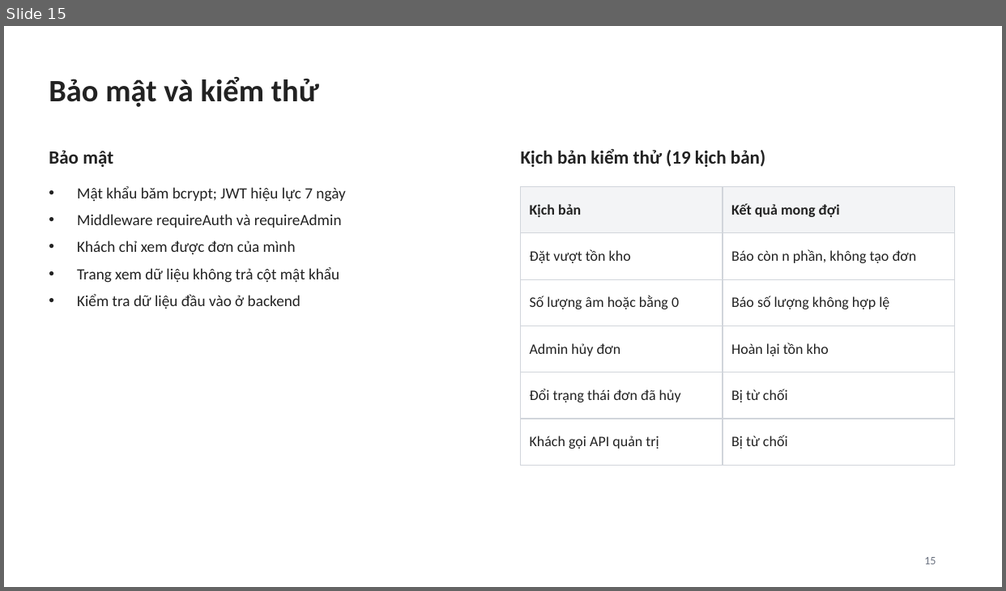
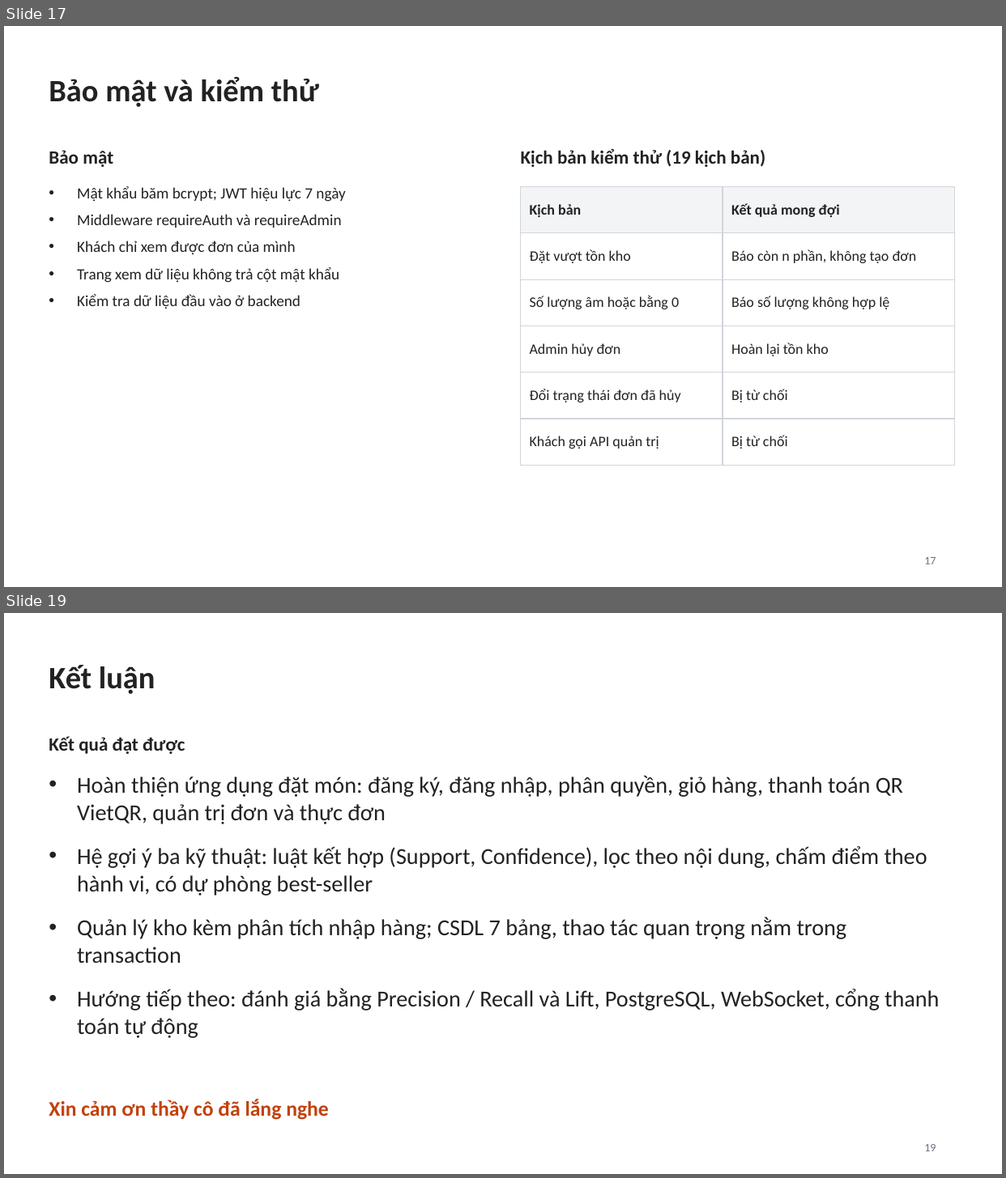
Before and after one commit to truonganvo096-eng/votruongan, a slide deck: Slide_Xây dựng ứng dụng đặt món ăn cho nhà hàng tích hợp gợi ý món ăn thông minh.pptx. Shown one above the other, each under a label of ours: slide 15 before the commit, slides 17 and 19 after it; the slides between them are not shown. The pictures are 1006x591 and 1006x1178 pixels, drawn with LibreOffice and Linux fonts; fonts in the diff are those of the drawing. Boxes give left, top, right and bottom in pixels: in the first picture for what was removed or moved away, otherwise in the second. Text is boxed around its words. In the diff, an @@ line names an element or a change of style, - is before the commit and + after.

```diff
--- a/Slide_Xây dựng ứng dụng đặt món ăn cho nhà hàng tích hợp gợi ý món ăn thông minh.pptx
+++ b/Slide_Xây dựng ứng dụng đặt món ăn cho nhà hàng tích hợp gợi ý món ăn thông minh.pptx
@@ slide 19 added at (4,613,1002,1174), background #FFFFFF @@
@@ title added at (49,665,155,694), 30 pt, text #222222, bold @@
+Kết luận
@@ text added at (49,736,185,754), 18 pt, text #222222, bold @@
+Kết quả đạt được
@@ text added at (77,776,939,1038), 22 pt, text #222222 @@
+• Hoàn thiện ứng dụng đặt món: đăng ký, đăng nhập, phân quyền, giỏ hàng, thanh toán QR VietQR, quản trị đơn và thực đơn
+• Hệ gợi ý ba kỹ thuật: luật kết hợp (Support, Confidence), lọc theo nội dung, chấm điểm theo hành vi, có dự phòng best-seller
+• Quản lý kho kèm phân tích nhập hàng; CSDL 7 bảng, thao tác quan trọng nằm trong transaction
+• Hướng tiếp theo: đánh giá bằng Precision / Recall và Lift, PostgreSQL, WebSocket, cổng thanh toán tự động
@@ text added at (49,1099,329,1120), 20 pt, text #C2410C, bold @@
+Xin cảm ơn thầy cô đã lắng nghe
@@ page number added at (924,1144,936,1152), 11 pt, text #6B7280 @@
+19
@@ what was slide 15 is now slide 17 @@
@@ page number at (924,557,936,565): text changed @@
-15
+17
```
Also in this commit, not shown: 7 slides changed, 2 other slides added.
